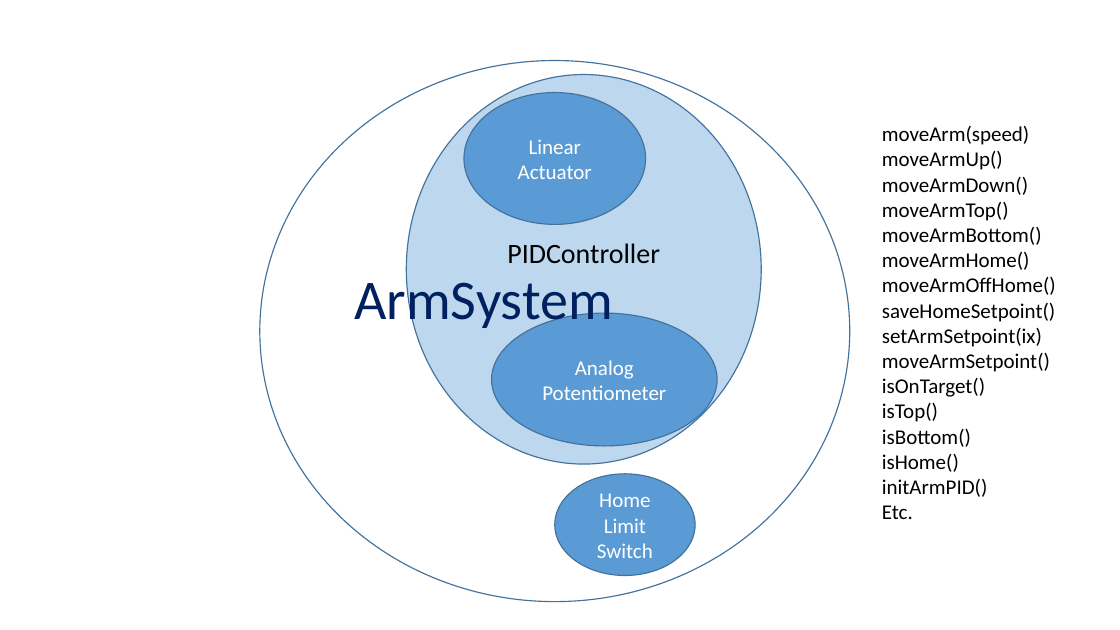
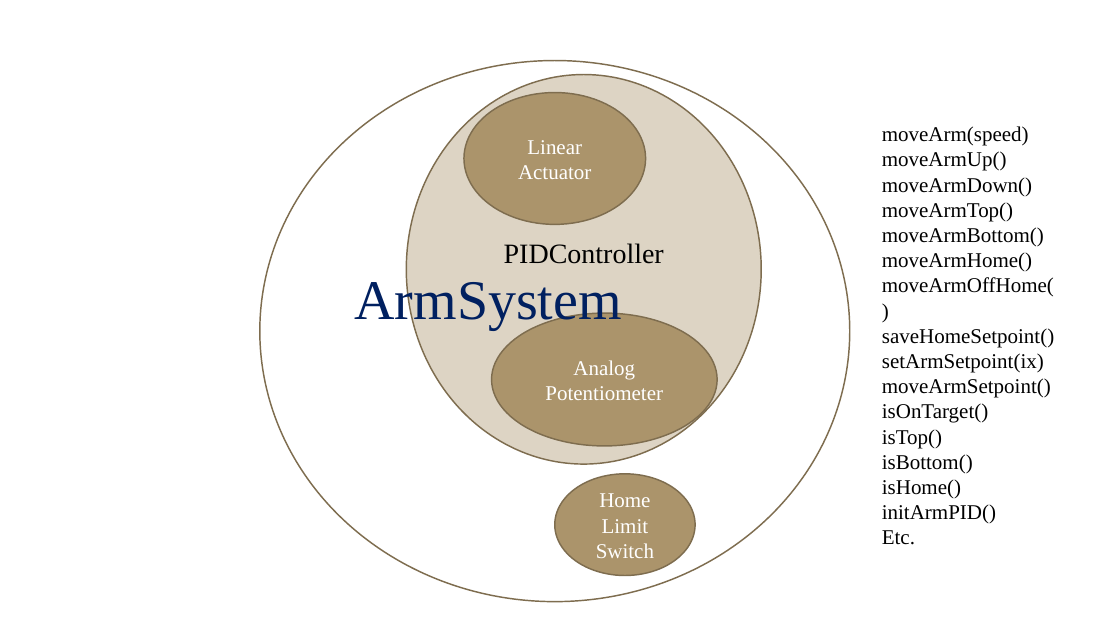
Before and after one commit to 4662FRCRobotics/Training, a slide deck: slide 5 of Object Oriented Programming FRC Context ArmSystem.pptx. Drawn at 1120x630 pixels with LibreOffice and Linux fonts; fonts in the diff are those of the drawing; background and template pictures are left out. Boxes give left, top, right and bottom in pixels: in the first picture for what was removed or moved away, otherwise in the second. Text is boxed around its words. In the diff, an @@ line names an element or a change of style, - is before the commit and + after.

```diff
--- a/Object Oriented Programming FRC Context ArmSystem.pptx
+++ b/Object Oriented Programming FRC Context ArmSystem.pptx
@@ ellipse "ArmSystem" at (260,60,849,602): font Calibri to Times New Roman; outline #43739E 1 pt to #7F6D4F 1.25 pt @@
@@ ellipse "PIDController" at (407,75,761,465): font Calibri to Times New Roman; fill #BDD7EE to #DDD4C4; outline #43739E 1 pt to #7F6D4F 1.25 pt @@
@@ text "moveArm(speed)" at (882,126,1054,545): font Calibri to Times New Roman @@
@@ font Calibri to Times New Roman; fill #5B9BD5 to #AB946B; outline #43739E 1 pt to #7F6D4F 1.25 pt in 3 elements at (464,92,645,224), (492,313,718,446), (555,474,695,576) @@
```
Also in this commit, not shown: 8 other slides changed, 2 slides added, 1 other file.
